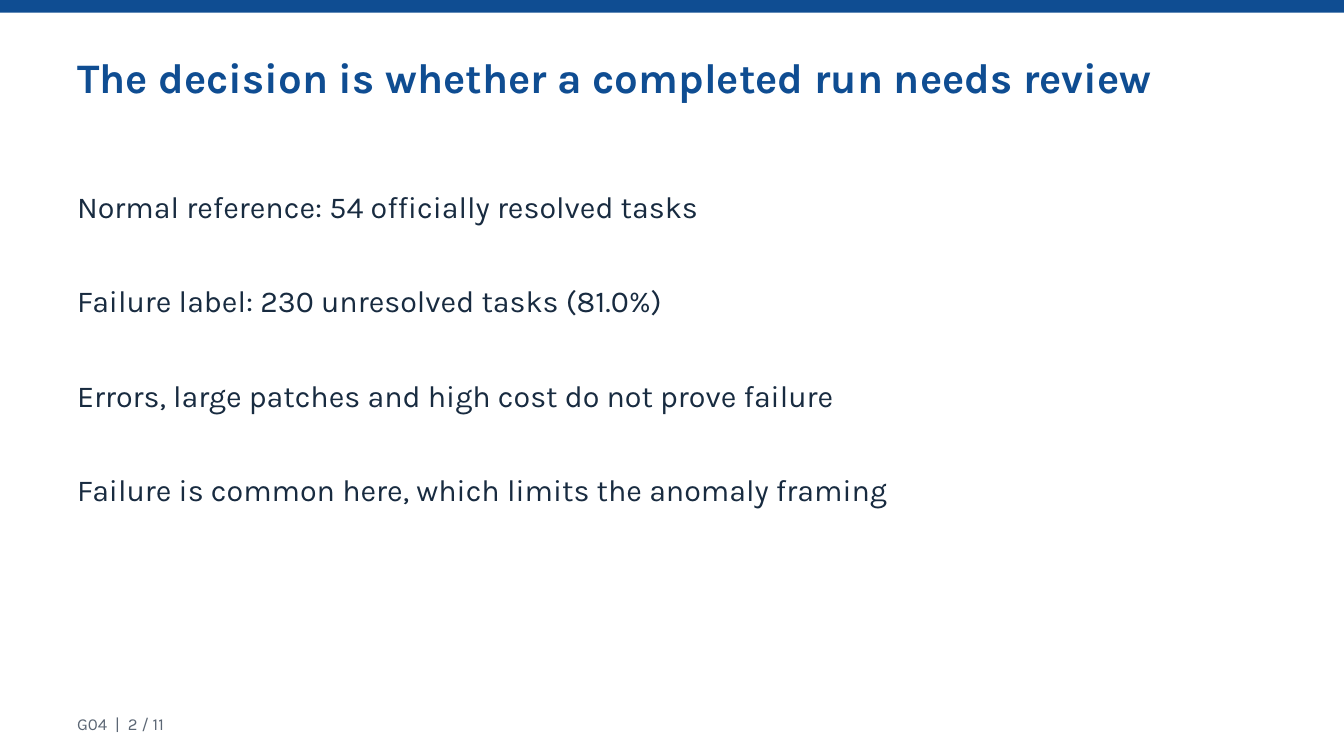
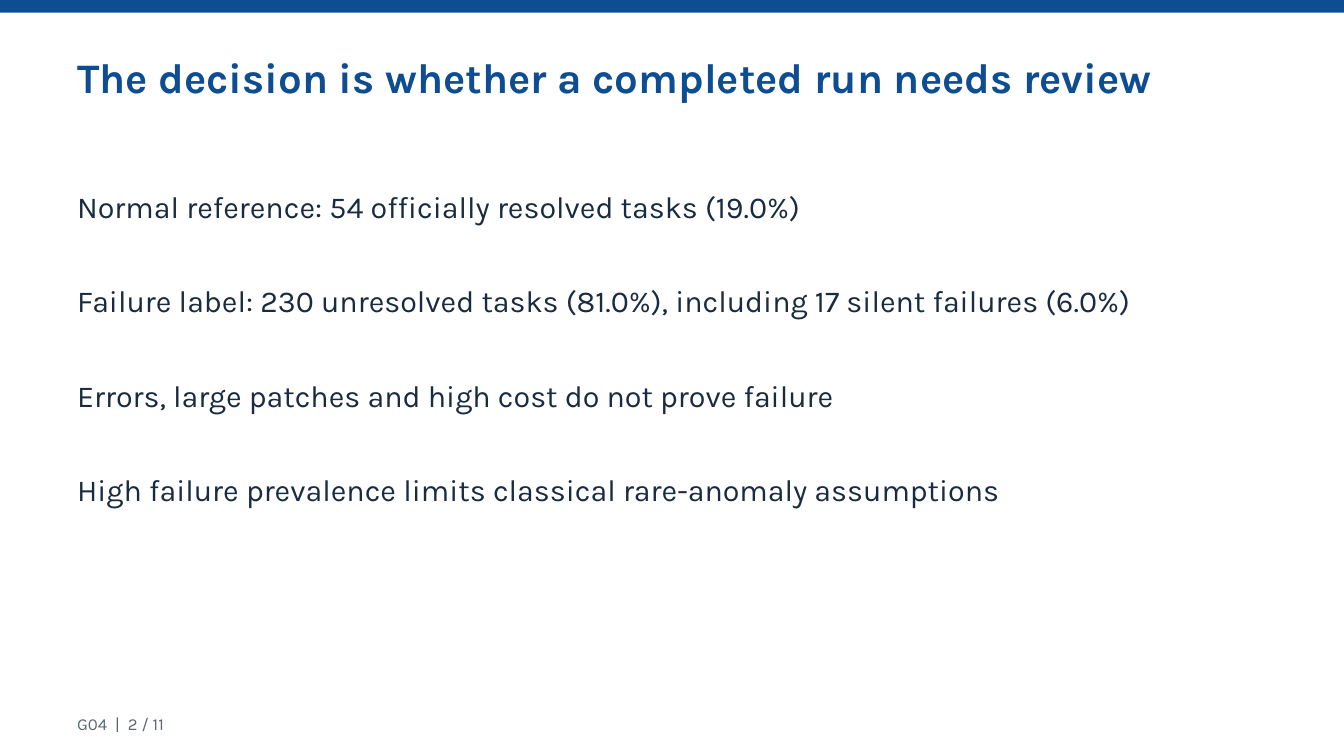
Before and after one commit to calculusfkyou/nycu-data-mining-assignment-2-115-1, a slide deck: slide 2 of HW2_G04_presentation.pptx. Drawn at 1344x756 pixels with LibreOffice and Linux fonts; fonts in the diff are those of the drawing. Boxes give left, top, right and bottom in pixels: in the first picture for what was removed or moved away, otherwise in the second. Text is boxed around its words. In the diff, an @@ line names an element or a change of style, - is before the commit and + after.

```diff
--- a/HW2_G04_presentation.pptx
+++ b/HW2_G04_presentation.pptx
@@ text at (77,196,800,226): text changed @@
-Normal reference: 54 officially resolved tasks
+Normal reference: 54 officially resolved tasks (19.0%)
@@ text at (77,290,1129,320): text changed @@
-Failure label: 230 unresolved tasks (81.0%)
+Failure label: 230 unresolved tasks (81.0%), including 17 silent failures (6.0%)
@@ text at (77,480,999,509): text changed @@
-Failure is common here, which limits the anomaly framing
+High failure prevalence limits classical rare-anomaly assumptions
```
Also in this commit, not shown: 8 other slides changed, 2 slides added, 2 slides removed, 50 other files.
